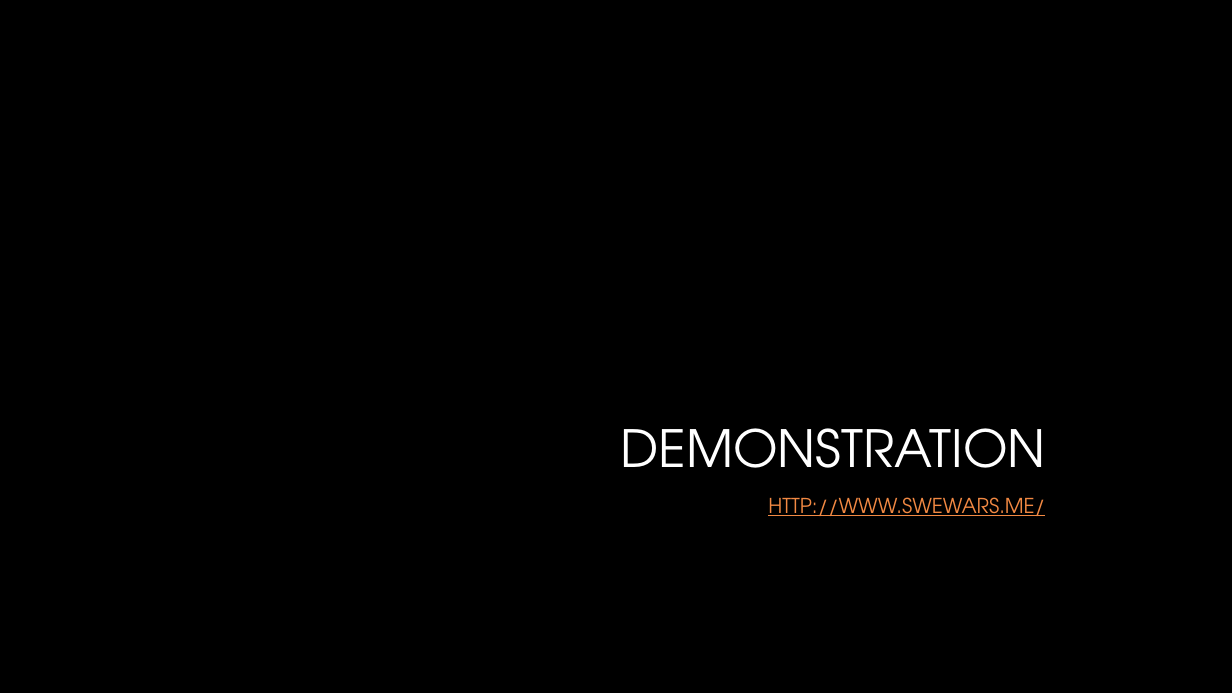
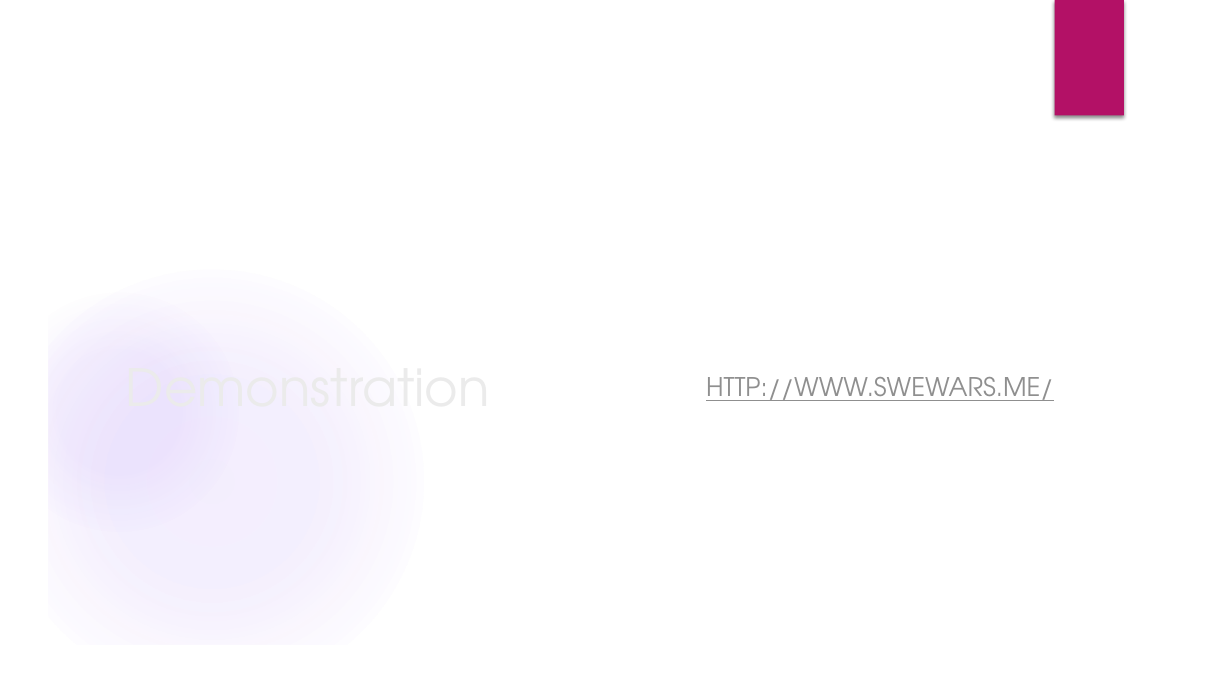
Before and after one commit to dianaruth/cs373-idb, a slide deck: slide 7 of swewars.pptx (slide 8 before the commit). Drawn at 1232x693 pixels with LibreOffice and Linux fonts; fonts in the diff are those of the drawing; background and template pictures are left out. Boxes give left, top, right and bottom in pixels: in the first picture for what was removed or moved away, otherwise in the second. Text is boxed around its words. In the diff, an @@ line names an element or a change of style, - is before the commit and + after.

```diff
--- a/swewars.pptx
+++ b/swewars.pptx
@@ group added at (x1=0, y1=0, x2=1232, y2=693): 4 ellipses, 3 freeform shapes, 1 rectangle @@
@@ rectangle added at (x1=1055, y1=0, x2=1124, y2=116), fill #B31166 @@
@@ title "Demonstration" at (x1=116, y1=271, x2=556, y2=502): vertical alignment bottom to middle @@
@@ text "HTTP://WWW.SWEWARS.ME/" at (x1=706, y1=377, x2=1054, y2=401): vertical alignment top to middle @@
@@ text at (x1=706, y1=377, x2=1054, y2=401): text changed; text colour #F28943 to #8F8F8F @@
-http://www.swewars.me/
+HTTP://WWW.SWEWARS.ME/
@@ title at (x1=620, y1=428, x2=1045, y2=468): text changed; text colour gradient #FFFFFF to #A6A6A6 to #EBEBEB @@
-DEMONSTRATION
+Demonstration
```
Also in this commit, not shown: 5 other slides changed, 6 slides added, 8 slides removed.
